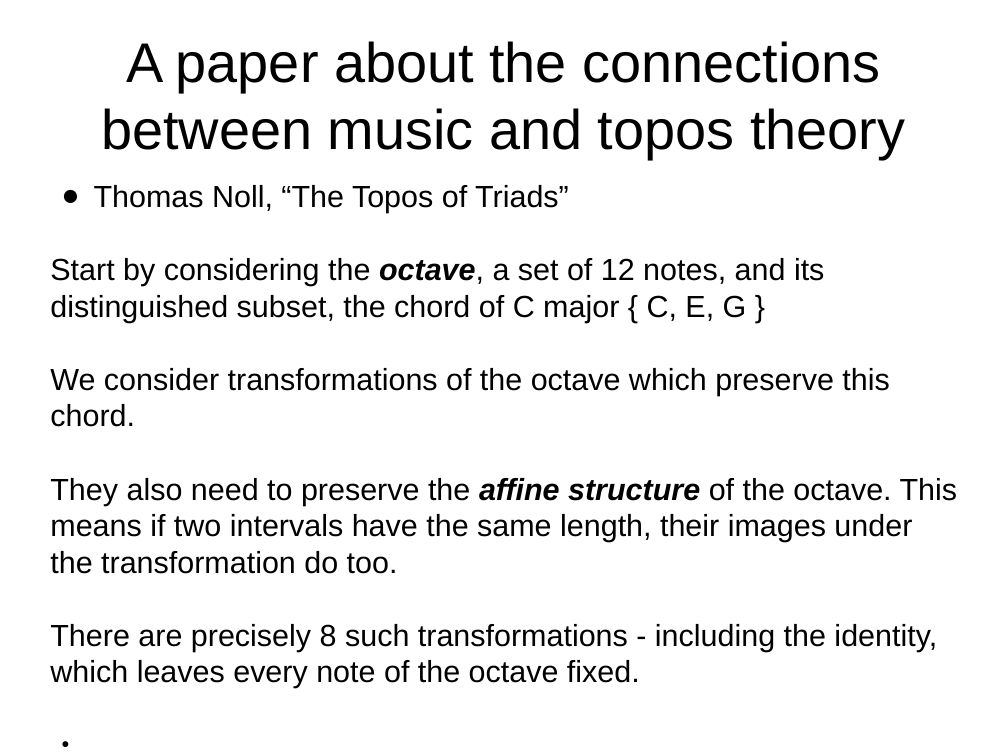
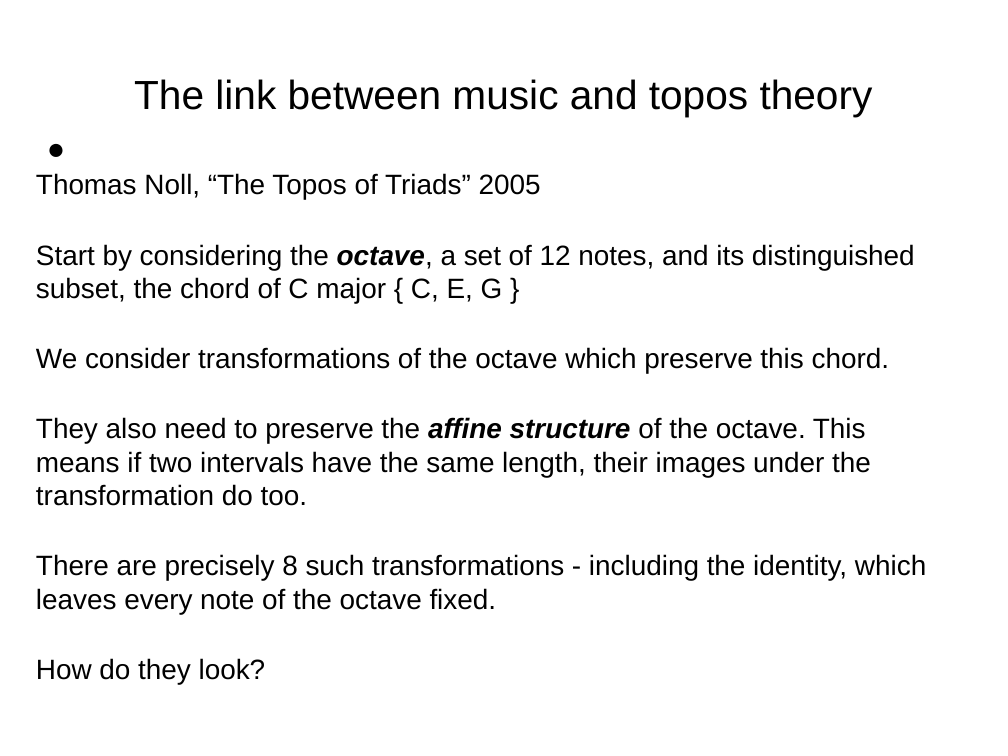
Before and after one commit to fdilke/bewl, a slide deck: slide 2 of notes/BewlSpeedup.pptx. Drawn at 1008x756 pixels with LibreOffice and Linux fonts; fonts in the diff are those of the drawing. Boxes give left, top, right and bottom in pixels: in the first picture for what was removed or moved away, otherwise in the second. Text is boxed around its words. In the diff, an @@ line names an element or a change of style, - is before the commit and + after.

Commit message:
presentation about speedup 2

```diff
--- a/notes/BewlSpeedup.pptx
+++ b/notes/BewlSpeedup.pptx
@@ text at [134,79,873,117]: text changed; size 44 to 32 pt @@
-A paper about the connections between music and topos theory
+The link between music and topos theory
@@ text "Thomas Noll, “The Topos of ...": place and size @@
-text "Thomas Noll, “The Topos of ..." at [50,185,958,688]
+text "Thomas Noll, “The Topos of ..." at [36,173,926,684]
@@ text at [36,173,541,200]: text changed; size 24 to 22 pt @@
-● Thomas Noll, “The Topos of Triads”
+Thomas Noll, “The Topos of Triads” 2005
@@ text at [36,244,926,614]: size 24 to 22 pt in "Start by considering the octave, a set ...", "We consider transformations of the octave which ...", "They also need to preserve the affine ...", "There are precisely 8 such transformations - ..." @@
@@ text at [36,658,266,684]: paragraph added @@
+How do they look?
```
Also in this commit, not shown: 1 other slide changed.
